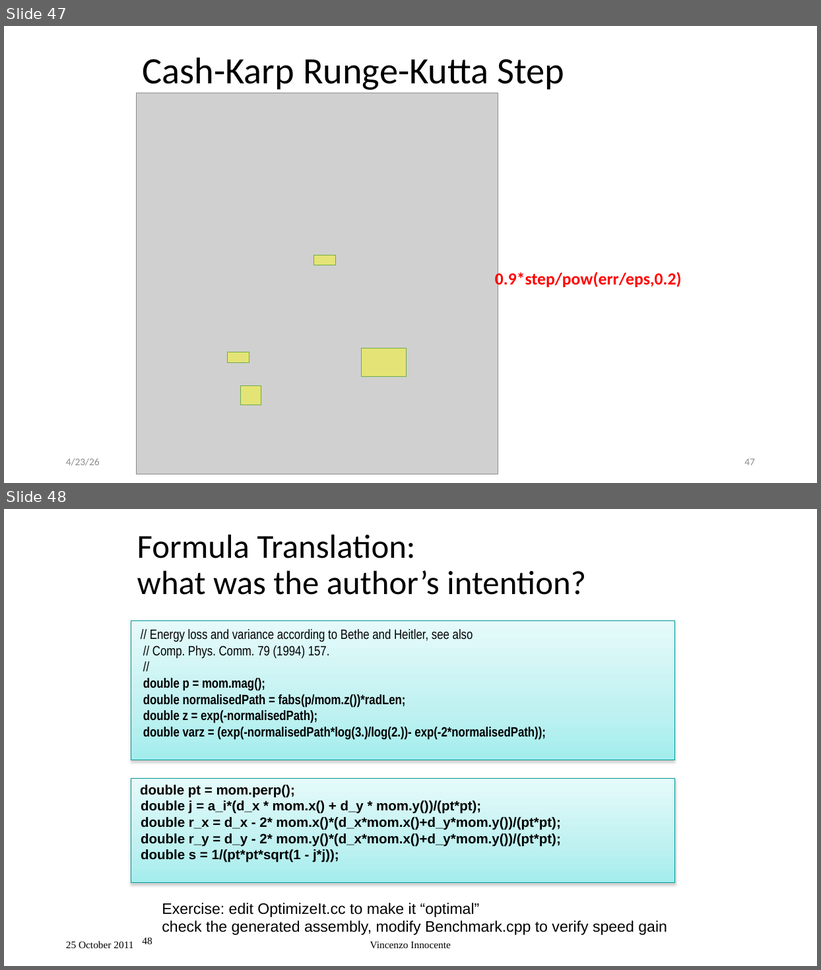
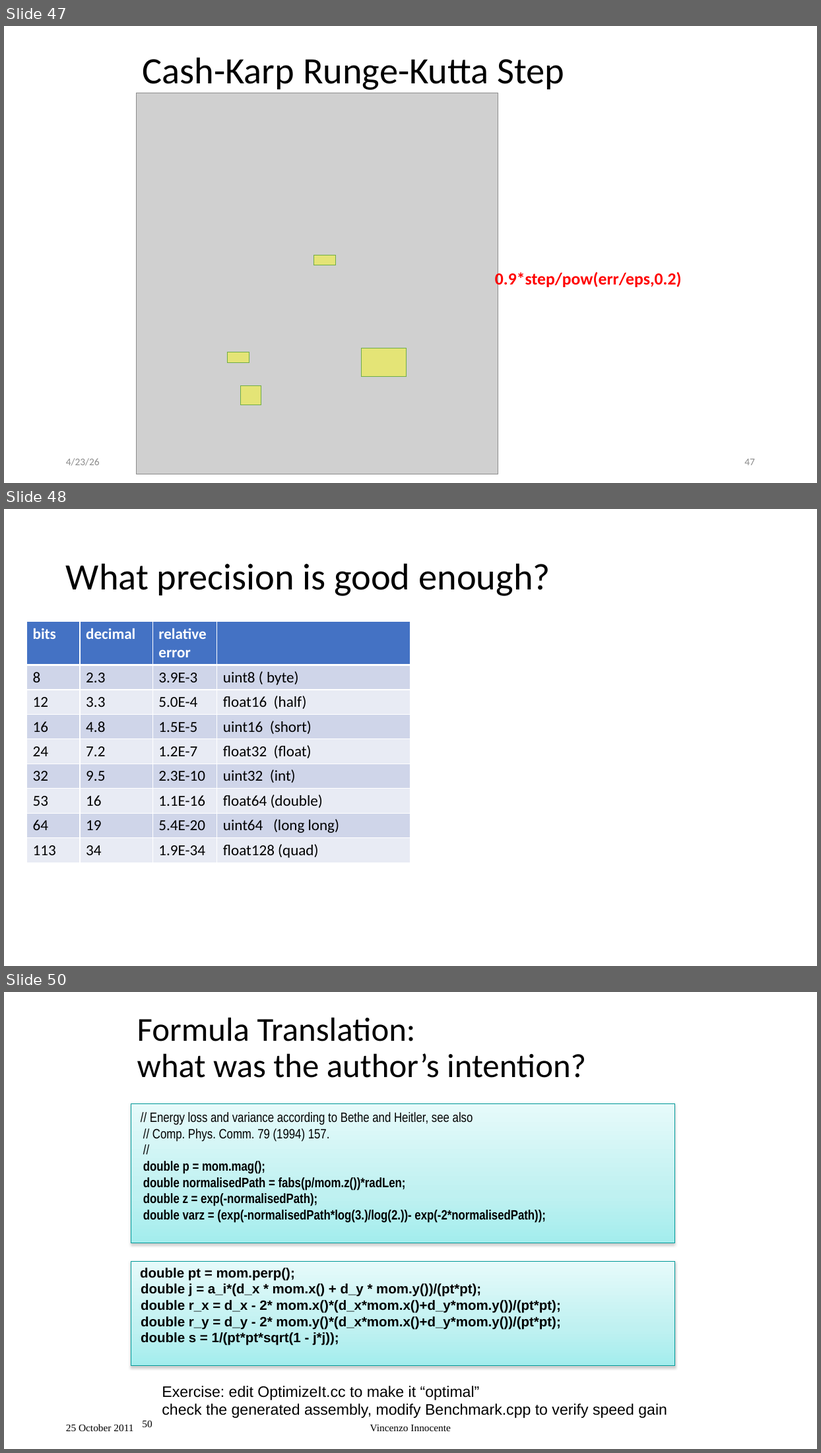
Before and after one commit to VinInn/FPCourse, a slide deck: Slides/FPforScientist.pptx. Shown one above the other, each under a label of ours: slides 47 and 48 before the commit, slides 47, 48 and 50 after it; the slides between them are not shown. The pictures are 821x970 and 821x1453 pixels, drawn with LibreOffice and Linux fonts; fonts in the diff are those of the drawing; grey boxes stand for pictures. Boxes give left, top, right and bottom in pixels: in the first picture for what was removed or moved away, otherwise in the second. Text is boxed around its words. In the diff, an @@ line names an element or a change of style, - is before the commit and + after.

```diff
--- a/Slides/FPforScientist.pptx
+++ b/Slides/FPforScientist.pptx
@@ slide 48 added at [4, 509, 817, 966], background #FFFFFF @@
@@ title added at [66, 563, 550, 596], 44 pt, text #000000 @@
+What precision is good enough?
@@ table added at [26, 622, 411, 862], 9 rows, 4 columns @@
+bits | decimal | relative error | 
+8 | 2.3 | 3.9E-3 | uint8 ( byte)
+12 | 3.3 | 5.0E-4 | float16 (half)
+16 | 4.8 | 1.5E-5 | uint16 (short)
+24 | 7.2 | 1.2E-7 | float32 (float)
+32 | 9.5 | 2.3E-10 | uint32 (int)
+53 | 16 | 1.1E-16 | float64 (double)
+64 | 19 | 5.4E-20 | uint64 (long long)
+113 | 34 | 1.9E-34 | float128 (quad)
@@ what was slide 48 is now slide 50 @@
@@ page number at [142, 1420, 152, 1428]: text changed @@
-48
+50
```
Also in this commit, not shown: 3 slides changed, 1 other slide added.
